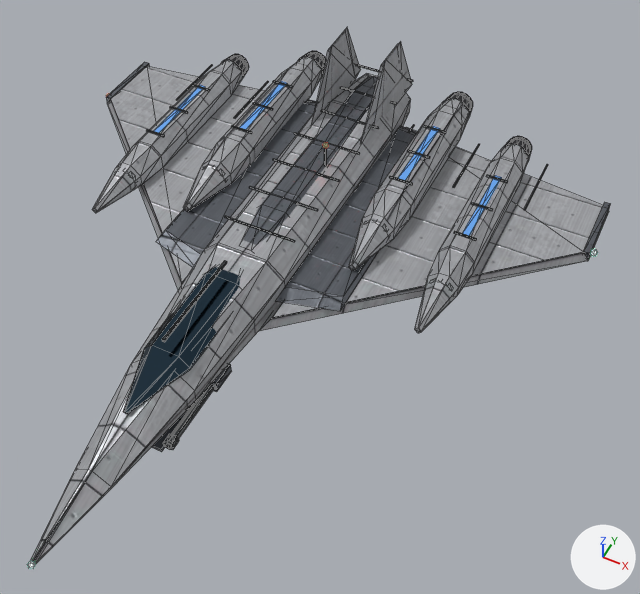
Renders of the glTF model starflight/real/kestrel.glb from each side of a commit.
The view is the same before and after, from a 50 mm lens placed at (4.05, -6.7, 7.74), pointed at (0.96, -0.52, 0.02). Every picture has the same lights, and +X, +Y and +Z are marked at lower right. The picture after the commit comes second. Mesh edges are drawn as thin lines. Vertices at exactly the same position are counted once.

In view in the first picture: 'kestrel'.
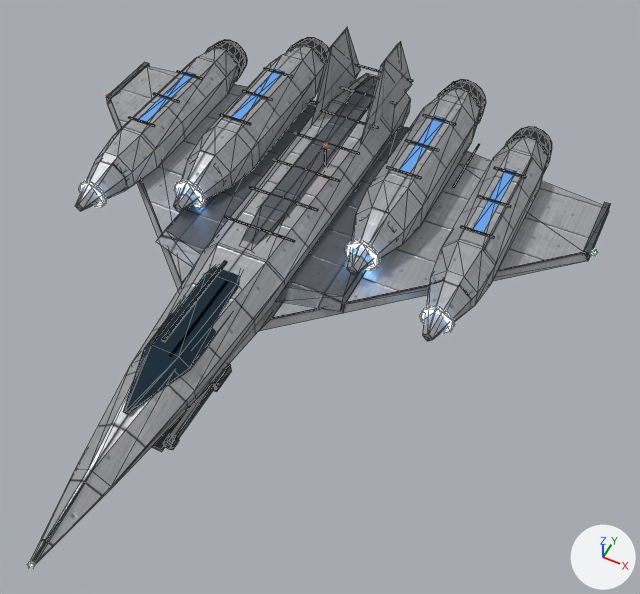
Changed parts and their boxes [x1, y1, x2, y2] in the pictures (640 x 594 px; the box of a moved part takes in the faces that stretch with it):
part 1 of me_kestrel, added
    after: [174, 180, 206, 208]
part 2 of me_kestrel, added
    after: [79, 181, 106, 208]
part 3 of me_kestrel, added
    after: [345, 240, 380, 271]
part 4 of me_kestrel, added (blue)
    after: [231, 69, 284, 120]
part 5 of me_kestrel, added (blue)
    after: [139, 72, 196, 122]
part 6 of me_kestrel, added (blue)
    after: [399, 116, 446, 173]
part 7 of me_kestrel, added (blue)
    after: [473, 168, 517, 232]
part 8 of me_kestrel, deleted
    before: [239, 81, 287, 129]
part 9 of me_kestrel, deleted
    before: [154, 85, 206, 133]
part 10 of me_kestrel, moved or reshaped
    before: [349, 92, 532, 333]
    after: [347, 79, 552, 341]
part 11 of me_kestrel, moved or reshaped
    before: [92, 51, 326, 213]
    after: [75, 37, 329, 212]

Diff of the bpy script that builds the scene:
```diff
--- a/starflight/real/kestrel.glb.py
+++ b/starflight/real/kestrel.glb.py
@@ me_kestrel @@
 # used by ob_kestrel; location = (0.0, 0.0, 0.0)
-me_kestrel.from_pydata(...)  # 1116 vertices, 1952 faces; spans x -3.66..3.66, y -4.65..3.59, z -0.43..1.25
+me_kestrel.from_pydata(...)  # 1212 vertices, 2128 faces; spans x -3.66..3.66, y -4.65..3.63, z -0.43..1.25
+# me_kestrel part 1: a new loose piece, a 12-sided cylinder along y spanning x -1.422..-0.978, y 0.11..0.15, z 0.0..0.444, in mat_engine (blue #89c4ff, glowing blue #89c4ff)
+# me_kestrel part 2: a new loose piece, a 12-sided cylinder along y spanning x -2.55..-2.15, y -0.39..-0.35, z -0.028..0.372, in mat_engine (blue #89c4ff, glowing blue #89c4ff)
+# me_kestrel part 3: a new loose piece, a 12-sided cylinder along y spanning x 0.978..1.422, y 0.11..0.15, z 0.0..0.444, in mat_engine (blue #89c4ff, glowing blue #89c4ff)
+# me_kestrel part 4: a new loose piece, a box spanning x -1.274..-1.126, y 1.338..2.562, z 0.547..0.597, in mat_stripe (blue #6cadf9)
+# me_kestrel part 5: a new loose piece, a box spanning x -2.417..-2.283, y 0.838..2.062, z 0.46..0.51, in mat_stripe (blue #6cadf9)
+# me_kestrel part 6: a new loose piece, a box spanning x 1.126..1.274, y 1.338..2.562, z 0.547..0.597, in mat_stripe (blue #6cadf9)
+# me_kestrel part 7: a new loose piece, a box spanning x 2.283..2.417, y 0.838..2.062, z 0.46..0.51, in mat_stripe (blue #6cadf9)
+# me_kestrel part 8: the loose piece of 8 vertices spanning x -1.2..-1.1, y 1.39..2.59, z 0.35..0.41 is deleted
+# me_kestrel part 9: the loose piece of 8 vertices spanning x -2.25..-2.15, y 0.89..2.09, z 0.28..0.33 is deleted
+# me_kestrel part 10: 277 vertices moved from x 0.9..2.42, y -0.55..3.59, z -0.12..0.41 to x 0.83..2.68, y -0.65..3.63, z -0.16..0.61; 11 vertices removed from x 1.1..2.25, y 0.89..2.59, z 0.28..0.41; 51 vertices added at x 2.08..2.62, y -0.39..3.12, z -0.09..0.44
+# me_kestrel part 11: 284 vertices moved from x -2.42..-0.9, y -0.55..3.59, z -0.12..0.41 to x -2.68..-0.83, y -0.65..3.63, z -0.16..0.61; 20 vertices removed from x -2.35..-2.04, y 3.02..3.08, z -0.06..0.25; 20 vertices added at x -2.62..-2.1, y 3.06..3.12, z -0.09..0.42
+# other edits to the shape of me_kestrel do not show in these pictures
 me_kestrel.materials.append(mat_hull)
```
